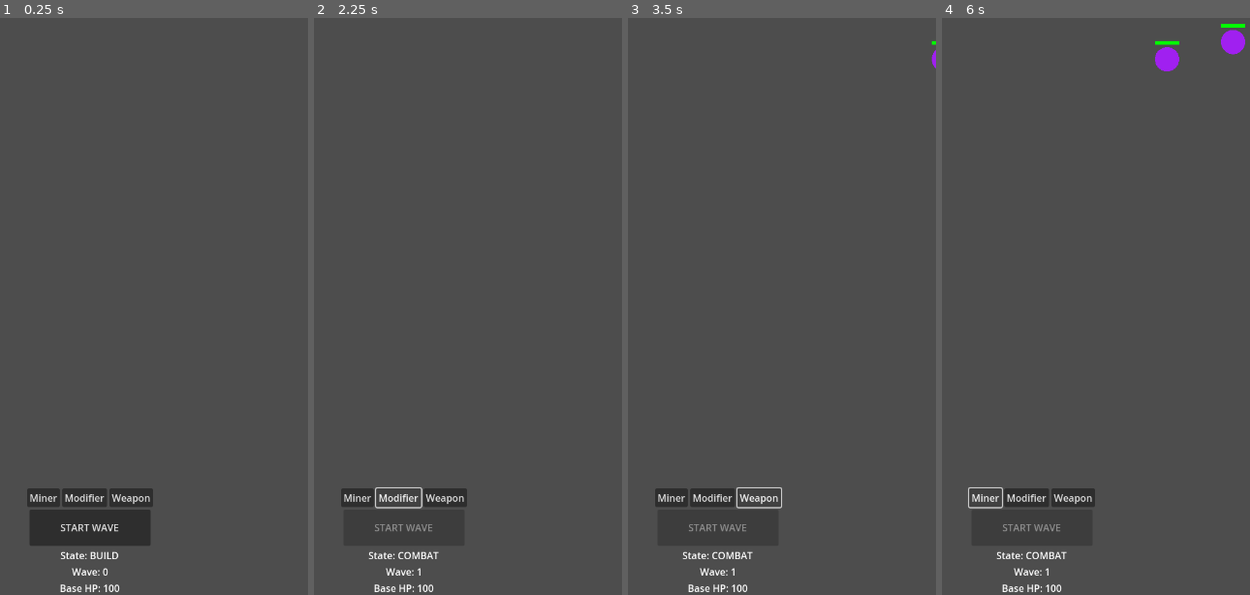
Above: before the commit, frames 1-4 (left to right).
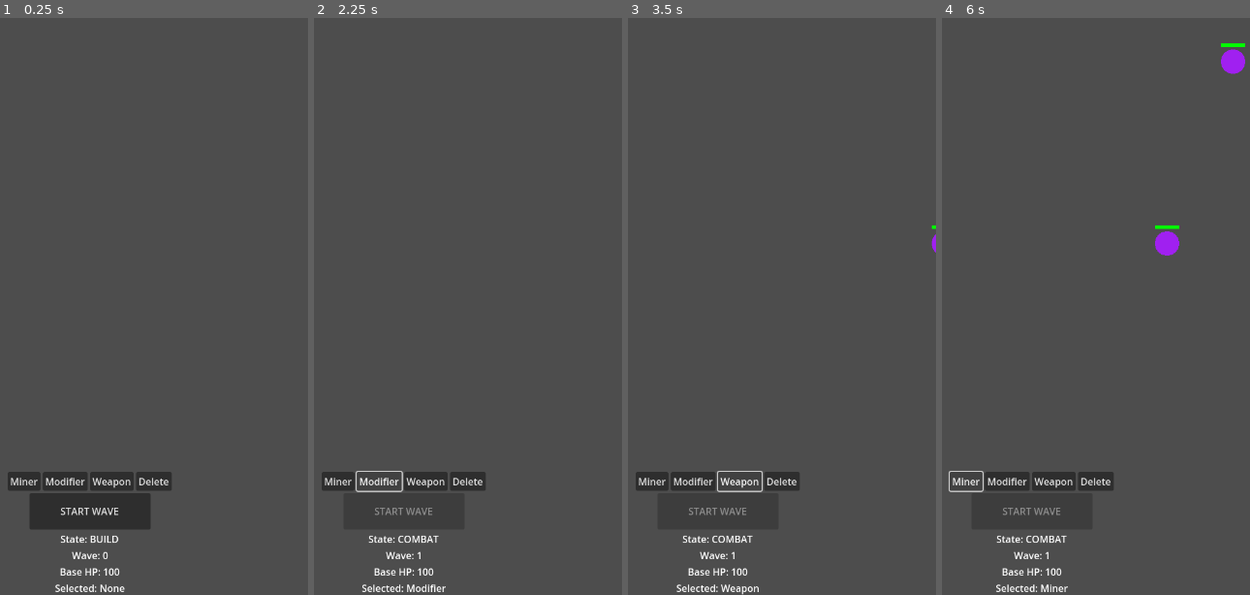
Above: after the commit, the same moments.

Repository: Spacesqueezer/Scrapline
Game: Godot game, scene res://scenes/main.tscn
The game is run twice, just before and just after one commit, with the same random seed, the same clock (stepped at 60 frames per second) and the same inputs.
Inputs:
- Up to frame 1 (0.25 s): no input
- Up to frame 2 (2.25 s): click "START WAVE" at 0.5 s; click "Miner" at 1.25 s; click "Modifier" at 2 s
- Up to frame 3 (3.5 s): click "Weapon" at 2.75 s
- Up to frame 4 (6 s): click "Miner" at 3.5 s; click "Modifier" at 4.25 s; click "Weapon" at 5 s; click "Miner" at 5.75 s

The runs differ from the first frame. In frame 1, 3.7% of the frame differs, in the area x 2-56%, y 78-100%; in frame 2, 2.6%; in frame 3, 2.7%; in frame 4, 3.8%, in the area x 2-99%, y 1-100%.

Commit message:
feat: Adjust grid scale and touch input for mobile UI
Co-authored-by: Spacesqueezer <86262998+Spacesqueezer@users.noreply.github.com>

Diff:
--- a/project/scenes/build_menu.tscn
+++ b/project/scenes/build_menu.tscn
@@ -48,3 +48,8 @@
 layout_mode = 2
 text = "Base HP: 100"
 horizontal_alignment = 1
+
+[node name="SelectedLabel" type="Label" parent="VBoxContainer"]
+layout_mode = 2
+text = "Selected: None"
+horizontal_alignment = 1
--- a/project/scenes/main.tscn
+++ b/project/scenes/main.tscn
@@ -14,6 +14,7 @@
 [node name="World2D" type="Node2D" parent="."]
 
 [node name="GridManager" type="Node2D" parent="World2D"]
+position = Vector2(10, 150)
 script = ExtResource("2_grid")
 
 [node name="PoolManager" type="Node" parent="."]
--- a/project/scripts/BuildMenu.gd
+++ b/project/scripts/BuildMenu.gd
@@ -6,6 +6,7 @@
 @onready var state_label = $VBoxContainer/StateLabel
 @onready var wave_label = $VBoxContainer/WaveLabel
 @onready var base_hp_label = $VBoxContainer/BaseHPLabel
+@onready var selected_label = $VBoxContainer/SelectedLabel
 
 signal on_building_selected(building_type: String)
 signal on_start_wave_pressed()
@@ -29,6 +30,14 @@
 	btn_weapon.pressed.connect(func(): on_building_selected.emit("Weapon"))
 	build_buttons_container.add_child(btn_weapon)
 
+	var btn_delete = Button.new()
+	btn_delete.text = "Delete"
+	btn_delete.pressed.connect(func(): on_building_selected.emit("Delete"))
+	build_buttons_container.add_child(btn_delete)
+
+	# Connect to own signal to update visual label
+	on_building_selected.connect(func(type): selected_label.text = "Selected: " + type)
+
 func update_state_label(state_name: String):
 	state_label.text = "State: " + state_name
 	start_wave_button.disabled = (state_name != "BUILD")
--- a/project/scripts/Building.gd
+++ b/project/scripts/Building.gd
@@ -16,8 +16,8 @@
 	queue_redraw()
 
 func _draw():
-	# Отрисовываем квадрат для здания (чуть меньше ячейки, например 56x56 при cell_size=64)
-	var rect_size = 56.0
+	# Отрисовываем квадрат для здания (чуть меньше ячейки 100х100)
+	var rect_size = 80.0
 	var offset = -rect_size / 2.0
 	var rect = Rect2(offset, offset, rect_size, rect_size)
 	draw_rect(rect, base_color, true)
--- a/project/scripts/GridManager.gd
+++ b/project/scripts/GridManager.gd
@@ -2,7 +2,7 @@
 extends Node2D
 
 var grid_size: Vector2i = Vector2i(7, 9)
-var cell_size: int = 64
+var cell_size: int = 100
 
 # Dictionary to map Vector2i grid coordinates to Module Nodes
 var grid: Dictionary = {}
@@ -24,10 +24,17 @@
 	if not can_build:
 		return
 
-	if event is InputEventMouseButton and event.button_index == MOUSE_BUTTON_LEFT and event.pressed:
-		var grid_pos = world_to_grid(get_global_mouse_position())
+	# In Godot 4, it's safer to check for both mouse clicks and screen touches
+	if (event is InputEventMouseButton and event.button_index == MOUSE_BUTTON_LEFT and event.pressed) or (event is InputEventScreenTouch and event.pressed):
+		# Use local mouse position to account for the GridManager's node offset on screen
+		var local_pos = get_local_mouse_position()
+		var grid_pos = world_to_grid(local_pos)
+
 		if is_valid_pos(grid_pos) and current_selected_building != "":
-			attempt_build(grid_pos)
+			if current_selected_building == "Delete":
+				remove_module(grid_pos)
+			else:
+				attempt_build(grid_pos)
 
 func attempt_build(grid_pos: Vector2i):
 	if grid.has(grid_pos):
--- a/project/scripts/WaveManager.gd
+++ b/project/scripts/WaveManager.gd
@@ -41,9 +41,19 @@
 		enemy = Enemy.new()
 		add_child(enemy)
 
-	# Spawn somewhere offscreen to the right, random Y
-	var random_y = randf_range(100.0, 500.0)
-	enemy.setup(Vector2(800, random_y), 50.0, 60.0, Vector2.LEFT)
+	# Spawn offscreen to the right, aligned with grid rows
+	var grid_manager = get_node("/root/Main/World2D/GridManager")
+	var cell_size = 100
+	var grid_offset = Vector2.ZERO
+	if grid_manager:
+		cell_size = grid_manager.cell_size
+		grid_offset = grid_manager.global_position
+
+	# Pick a random row between 0 and 8
+	var random_row = randi() % 9
+	var spawn_y = grid_offset.y + (random_row * cell_size) + (cell_size / 2.0)
+
+	enemy.setup(Vector2(800, spawn_y), 50.0, 60.0, Vector2.LEFT)
 
 	if not enemy.on_death.is_connected(_on_enemy_death):
 		enemy.on_death.connect(_on_enemy_death)
